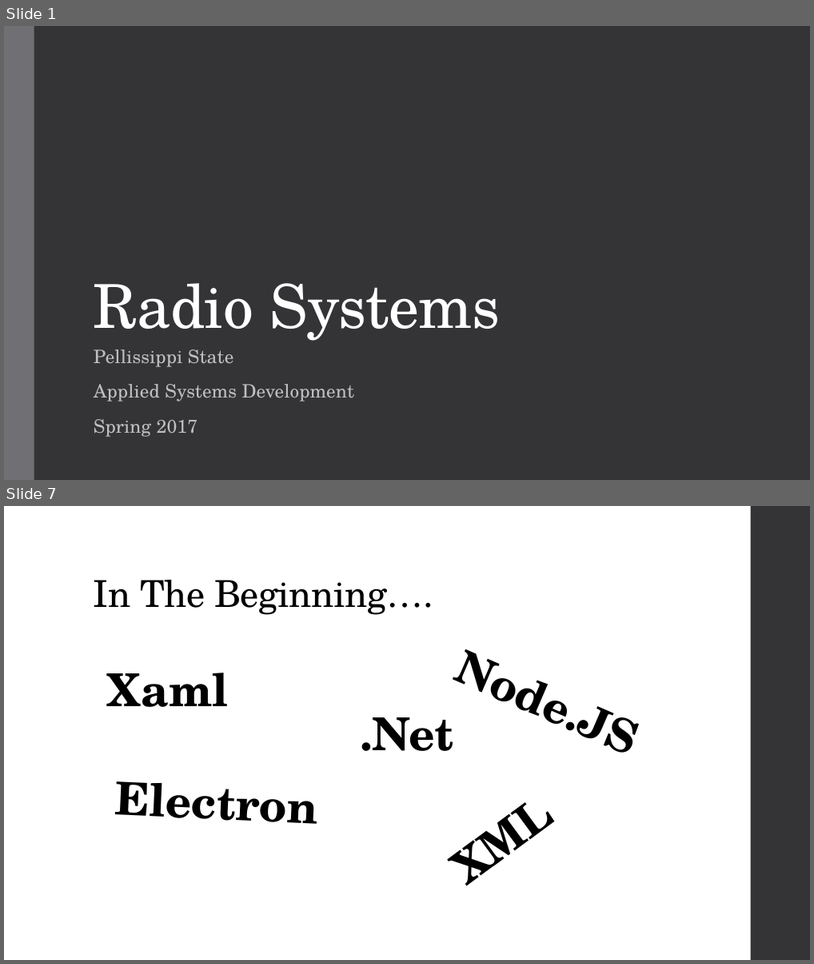
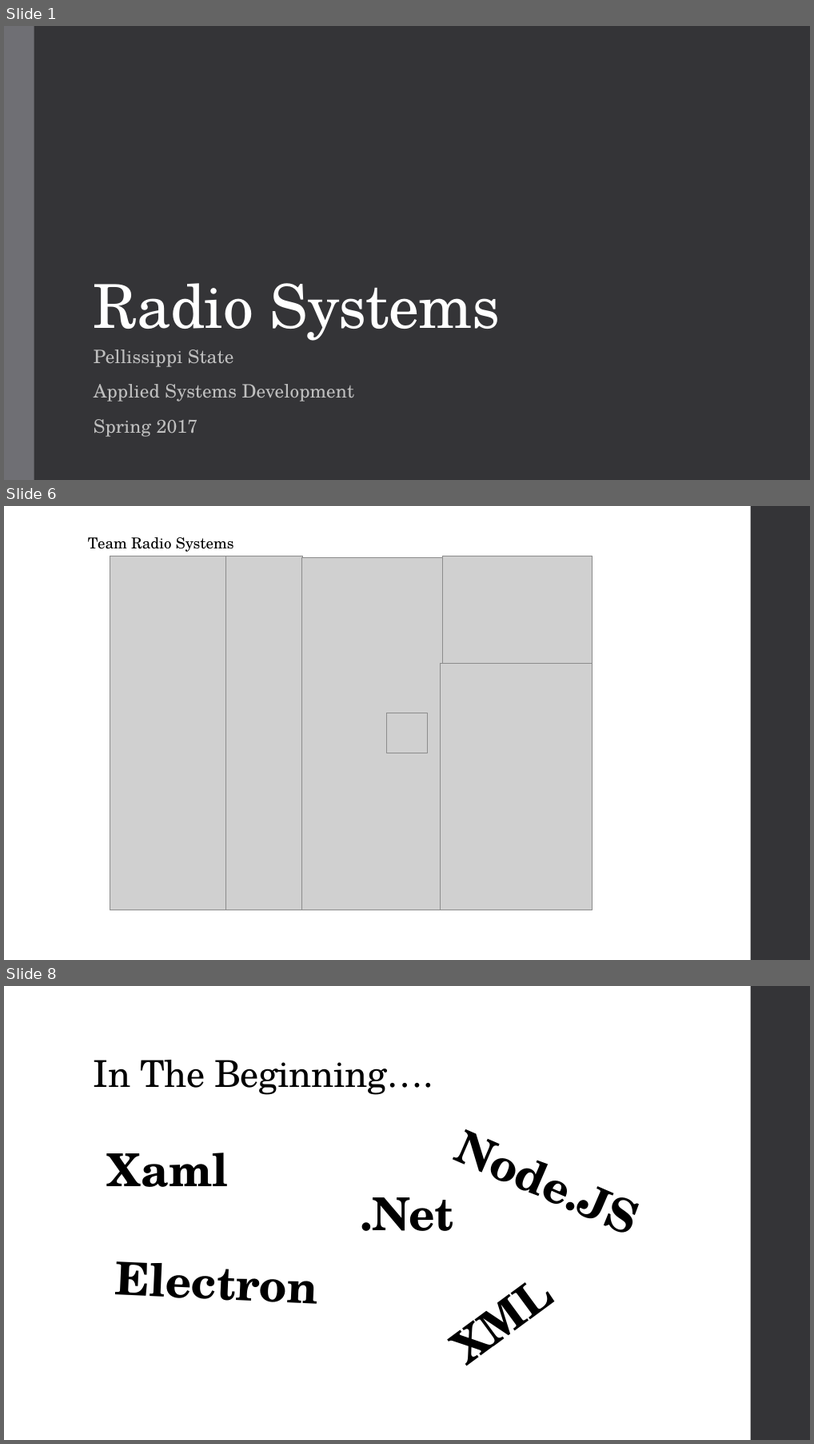
Before and after one commit to RadioSystemsPSCC/Practice, a slide deck: Admin and Documentation/Radio Systems.pptx. Shown one above the other, each under a label of ours: slides 1 and 7 before the commit, slides 1, 6 and 8 after it; the slides between them are not shown. The pictures are 814x964 and 814x1444 pixels, drawn with LibreOffice and Linux fonts; fonts in the diff are those of the drawing; grey boxes stand for pictures. Boxes give left, top, right and bottom in pixels: in the first picture for what was removed or moved away, otherwise in the second. Text is boxed around its words. In the diff, an @@ line names an element or a change of style, - is before the commit and + after.

```diff
--- a/Admin and Documentation/Radio Systems.pptx
+++ b/Admin and Documentation/Radio Systems.pptx
@@ slide 6 added at (x1=4, y1=506, x2=810, y2=960), background #FFFFFF; not listed: 1 template element that a slide beside it also shows @@
@@ text added at (x1=88, y1=537, x2=234, y2=552), 18 pt, text #000000 @@
+Team Radio Systems
@@ picture added at (x1=110, y1=556, x2=226, y2=910) @@
@@ picture added at (x1=226, y1=556, x2=303, y2=910) @@
@@ picture added at (x1=302, y1=557, x2=450, y2=909) @@
@@ picture added at (x1=443, y1=556, x2=593, y2=671) @@
@@ picture added at (x1=440, y1=664, x2=592, y2=909) @@
@@ picture added at (x1=387, y1=713, x2=427, y2=753) @@
@@ what was slide 7 is now slide 8 @@
```
Also in this commit, not shown: 4 slides changed, 8 other slides added, 3 slides removed, 19 other files.
